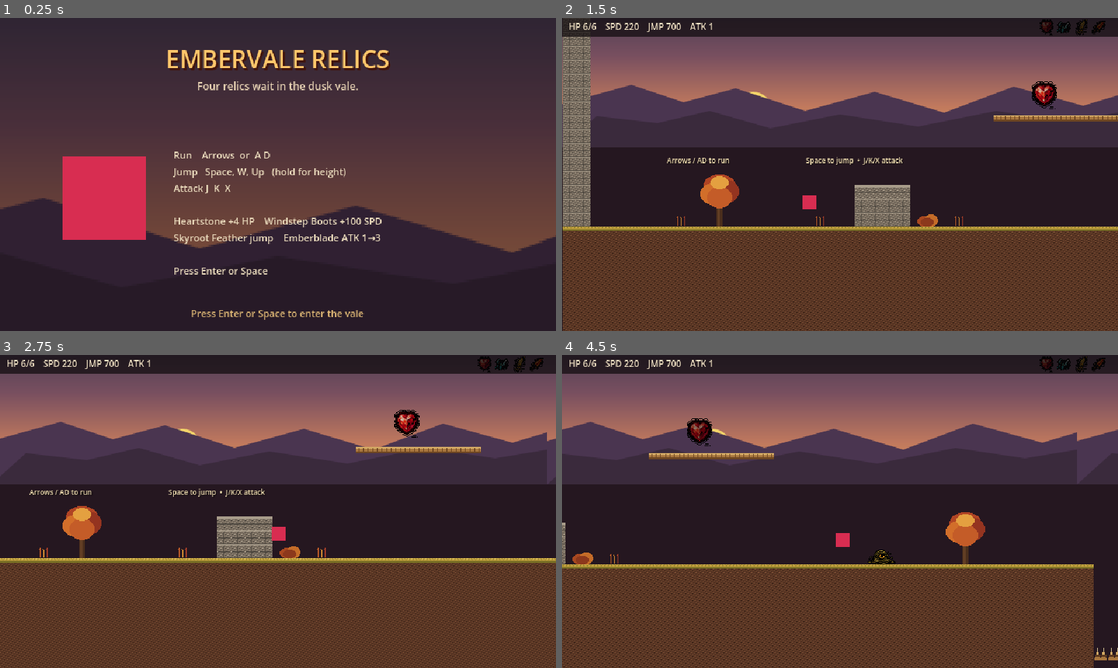
Above: before the commit, frames 1-4 (two rows, left to right).
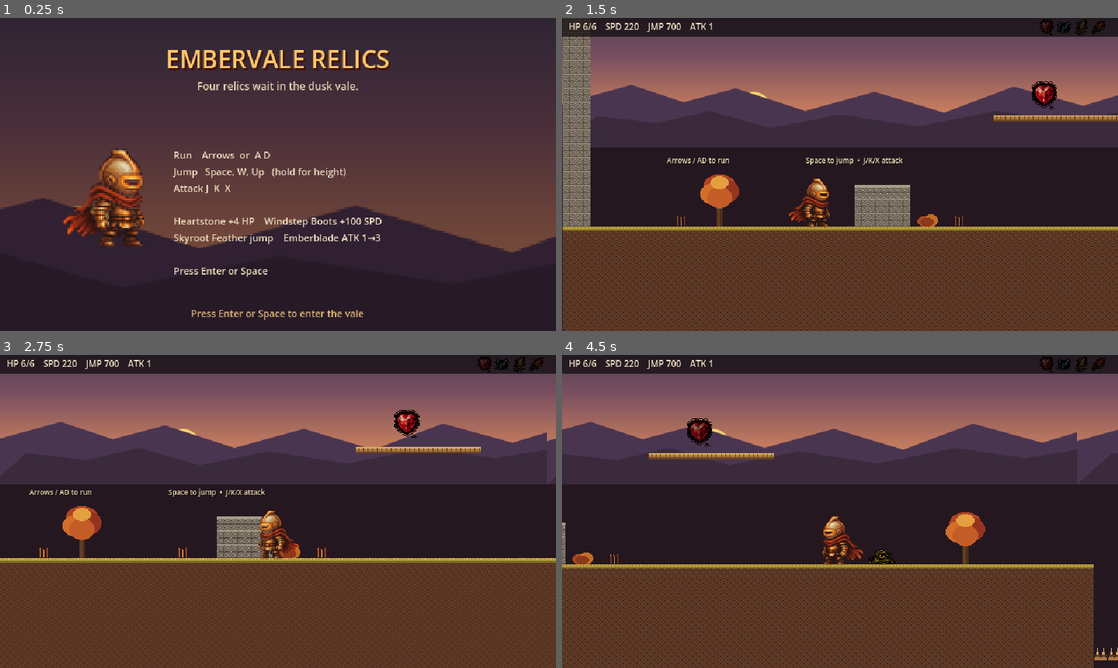
Above: after the commit, the same moments.

Repository: hansenjensemil-ui/hero-item-platformer
Game: Godot game, scene res://scenes/Title.tscn
Same seed, same stepped clock (60 frames per second), same inputs: the game is played once before the commit and once after it.
Inputs:
- Up to frame 1 (0.25 s): no input
- Up to frame 2 (1.5 s): tap Enter at 0.5, 1.35 s; hold R 0.53-1.28 s; hold D from 0.53 s (still down); tap Space at 0.77 s
- Up to frame 3 (2.75 s): tap Space at 1.52 s; release D at 2.03 s; hold A from 2.03 s (still down); hold J from 2.03 s (still down)
- Up to frame 4 (4.5 s): release A at 2.78 s; release J at 2.78 s; hold D 2.78-4.28 s; tap K at 2.85 s; tap Space at 3.02, 3.77 s; hold X 3.53-4.28 s; hold A from 4.28 s (still down); tap Keypad Enter at 4.35 s

The runs differ from the first frame. In frame 1, 4.2% of the frame differs, in the area x 11-27%, y 42-73%; in frame 2, 0.6%; in frame 3, 0.6%; in frame 4, 0.6%.

Commit message:
Embed brute and tiles PNG in ArtData so they load without huge SVGs

Diff:
--- a/godot/scripts/ArtData.gd
+++ b/godot/scripts/ArtData.gd
@@ -23,7 +23,7 @@
 				"2t7bhJbeVjjpJMxkGkamFcnOQTjNnWjt60djWwv8wENtIYf+ZWn0NAZKLgYdXi0c8BQ75gox",
 				"e244nXeAzQD91mGoNOyum1bGPvTmVckrj5WYPDCr2bKBDFo6M0g1JMEYB7cjsOIZRBJNiCYb",
 				"YEYSYLEUrHQSnLhwjx5E+8ZLyIDK+XPzwVAlpDunq97uzQDbdlZezzcAad4EeugQ2jZ2R+9+",
-				"x4rMe/fNy3DvjOI92Qj6+xrAGYMGQIgG5RY0JfCqBVhOHJRxMMbBLAchNVCcXkS0aQDxWJJ2h",
+				"x4rMe/fNy3DvjOI92Qj6+xrAGYMGQIgG5RY0JfCqBVhOHJRxMMbBLAchNVCcXkS0aQDxWJ2h",
 				"WBUzpaBnvi4nfhXKY1vOhtL5BuCHRyAjhvEnG3ujW65Z1hA+cbhuNqdNtDdHwT0PQmtAS+jA",
 				"g9IS3LKhpEC9UgQ3LHArCkoZDMuGG1RR3PEU2i67gsTcnJ45WWybKWnyV3X/Z8MAmwQUPa/h",
 				"M3wmMN89kO5alYiKF45VqGUBS9IMSQhUBCALZfj5EmCYgAgRzJ6ChoYK6yieHke9MAelJMrz",
@@ -78,7 +78,7 @@
 				"XZPytgNl+WynY440ONy2DcZa4ybpaLBgRTlSEUVbGzk61qyLdl+0LLu8ndOWoNwmwTt7EmbX",
 				"rCu+eLoS9r9ldcNFNww1ZC7JOG3fn6r8X63PKerPfqAktr3yy/wcgO9c0Rh73+qUM+NDqzlf",
 				"kFBDZwyGKKWoaU2EAG20TTevFChVpMkxkYraNBUnUiWNyETCGtuVW3js8q70xiBUkEobMZOD",
-				"aI3ZsoAgFJY/D97qIN4odCZr6YZQU3bckGMFQaqhrP+PlcnvfeG3/rXtMdPQCssPLHgCwF2f",
+				"aI3ZsoAgFJY/D97qIN4odDZr6YZQU3bckGMFQaqhrP+PlcnvfeG3/rXtMdPQCssPLHgCwF2f",
 				"+tQ5AATQdw9kLklaSCghyLzgWAzlkNL0yyYFpuoCrgIcQggDEChNJYD2FLnnR4eriQaDhqdr",
 				"go8tCnTsP4Gepq26UHIxng9PaYCsqIukxYjWgZxZcIMWNxRsuhqgL3DgBgxThTwyp14k8Ygk",
 				"dU9gzzGwXE2pnKciv5is/q/2qB3ZNVo2TRuqrOU8AL1lyxkZJXoT6Of3Oy1tUfLPXY7RXAwN",
@@ -171,7 +171,7 @@
 				"R7sY5eZqpfW1vVsLY3FVun24O9l23TBSrupqteUtCAR1JBQsmJQIp+thRXeChyICrnEqvLXc",
 				"bjcrun0OI3YybTu73n8zz3Vu6eQtoU+uaYZycbUdeh4VJBGlhclJwGga6Juvy2+PqmJutdgA",
 				"u2UJJsV82ebbc73pbWoIs6Wa+8F5AB8uVd6xbyj/X2s1I9aTif2d7oQ96w3LCCnbFlFEQZCk",
-				"5abhnAlD+kIp5GnbCU7GFIxzCWXC9ujMJU3T9+4FcWgIGF3rn9vaJ7Iq8ZC+nuAudWCj4XDA",
+				"5abhnAlD+kIp5GnbCU7GFIxzCWXC9ujMJU3T+4FcWgIGF3rn9vaJ7Iq8ZC+nuAudWCj4XDA",
 				"CKsy4aKAezHAJABAxHSDDwuYCIf2D5BMPoEXik3kBYwRWaRNIzhACPooACCEwBOQfLYrGztW",
 				"N7xTa0sVJ6GQaM0IjPlia31c9WcHksLEWtMpp6Pi2R19yeOdyejDpkt36bavAwDE6v1X9xTv",
 				"rTZSdlxYt2mr3sDrdRtqmot8jwJjDIWMITI/P8/3j+WGerPJz8ZjUsAAnVmpGG6rZad3xEK0",
